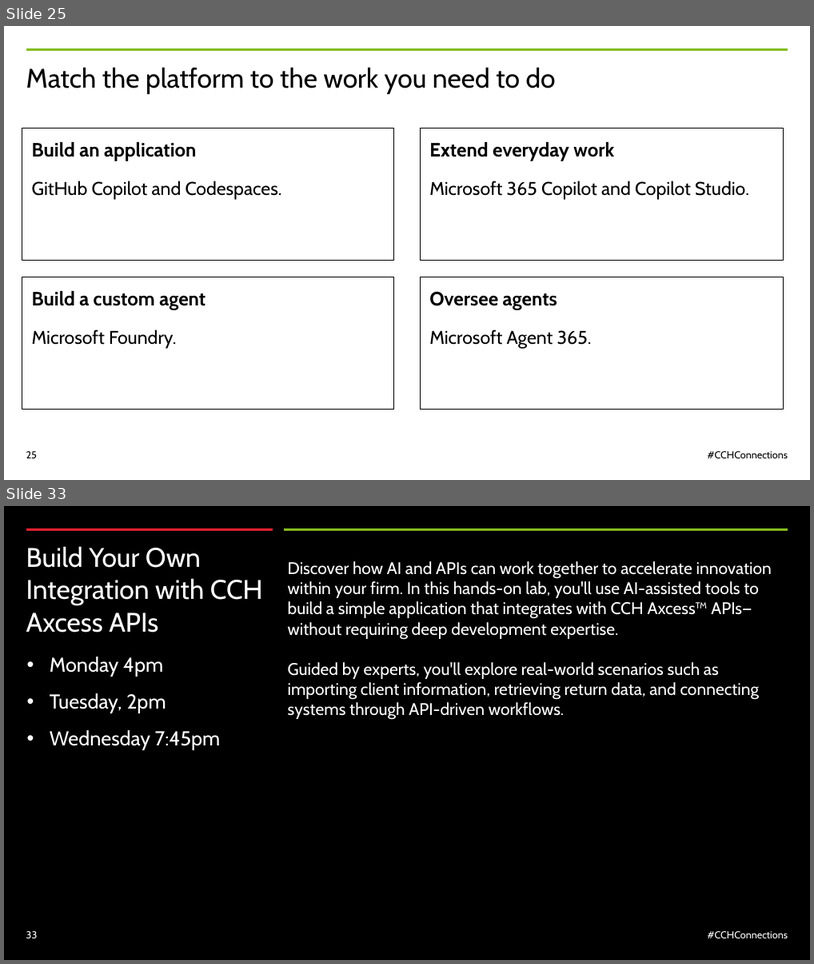
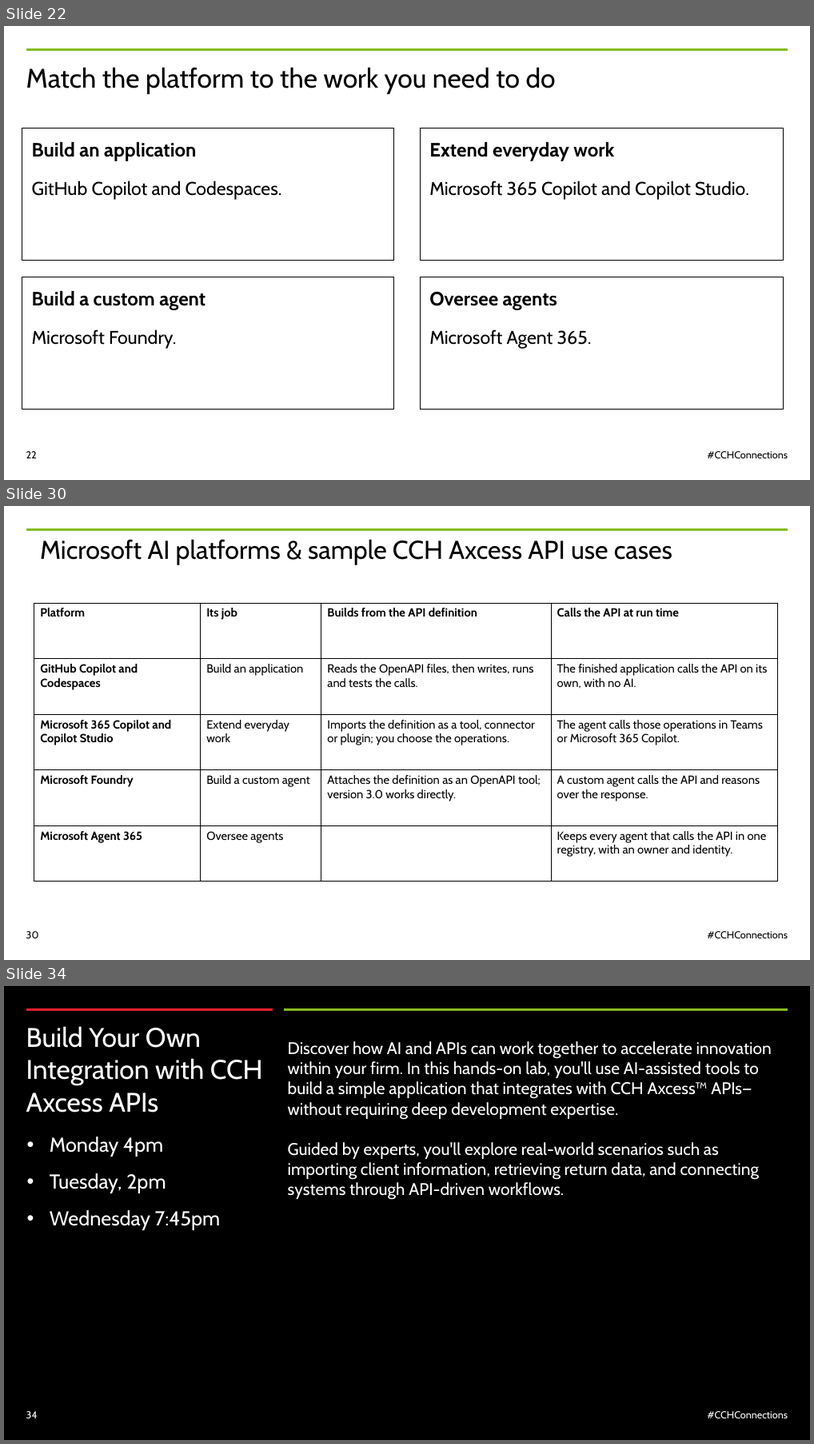
Before and after one commit to nathandyck/wk-tax-api, a slide deck: presentation/CCH-Connections-2026-WK-template.pptx. Shown one above the other, each under a label of ours: slides 25 and 33 before the commit, slides 22, 30 and 34 after it; the slides between them are not shown. The pictures are 814x964 and 814x1444 pixels, drawn with LibreOffice and Linux fonts; fonts in the diff are those of the drawing. Boxes give left, top, right and bottom in pixels: in the first picture for what was removed or moved away, otherwise in the second. Text is boxed around its words. In the diff, an @@ line names an element or a change of style, - is before the commit and + after.

```diff
--- a/presentation/CCH-Connections-2026-WK-template.pptx
+++ b/presentation/CCH-Connections-2026-WK-template.pptx
@@ slide 30 added at box(4, 506, 810, 960), background #FFFFFF; not listed: 1 template element that a slide beside it also shows @@
@@ title added at box(40, 540, 673, 564), 30.6 pt, text #000000 @@
+Microsoft AI platforms & sample CCH Axcess API use cases
@@ table added at box(34, 603, 778, 881), 5 rows, 4 columns @@
+Platform | Its job | Builds from the API definition | Calls the API at run time
+GitHub Copilot and Codespaces | Build an application | Reads the OpenAPI files, then writes, runs and tests the calls. | The finished application calls the API on its own, with no AI.
+Microsoft 365 Copilot and Copilot Studio | Extend everyday work | Imports the definition as a tool, connector or plugin; you choose the operations. | The agent calls those operations in Teams or Microsoft 365 Copilot.
+Microsoft Foundry | Build a custom agent | Attaches the definition as an OpenAPI tool; version 3.0 works directly. | A custom agent calls the API and reasons over the response.
+Microsoft Agent 365 | Oversee agents |  | Keeps every agent that calls the API in one registry, with an owner and identity.
@@ page number added at box(26, 931, 39, 938), 12 pt, text #000000 @@
+30
@@ text added at box(708, 931, 788, 938), 12 pt, text #000000 @@
+#CCHConnections
@@ what was slide 25 is now slide 22 @@
@@ page number at box(26, 451, 37, 458): text changed @@
-25
+22
@@ what was slide 33 is now slide 34 @@
@@ page number at box(26, 1411, 38, 1418): text changed @@
-33
+34
```
Also in this commit, not shown: 5 slides changed, 9 other slides added, 13 slides removed.
